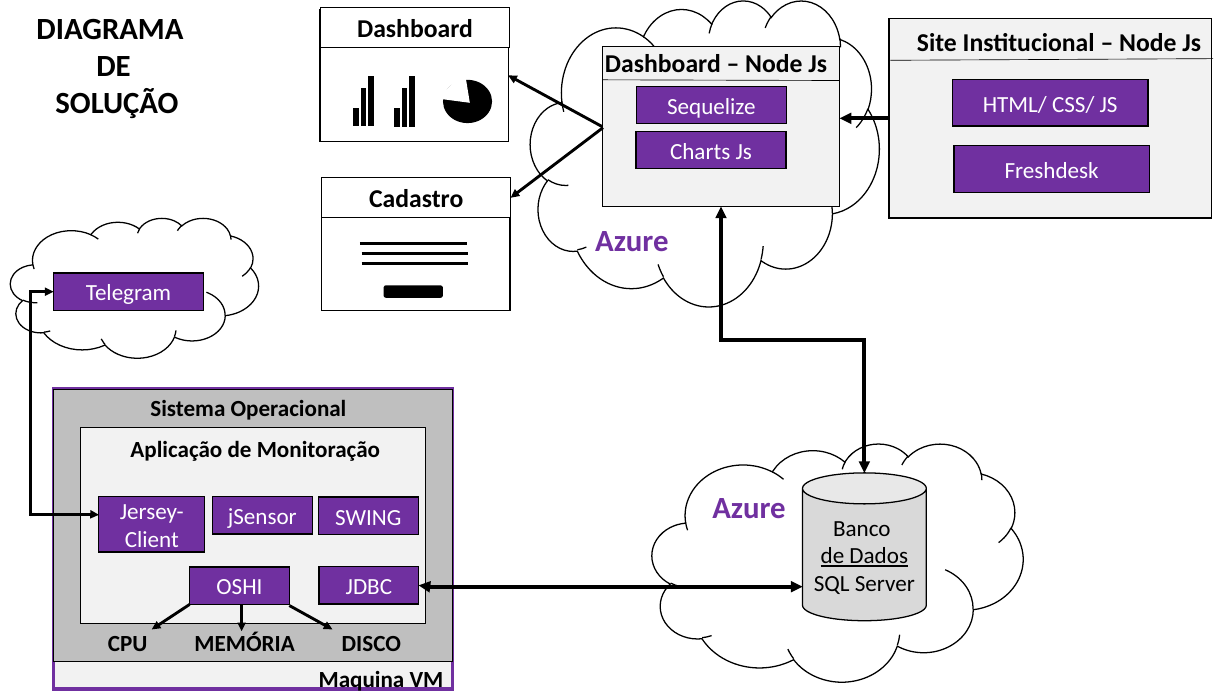
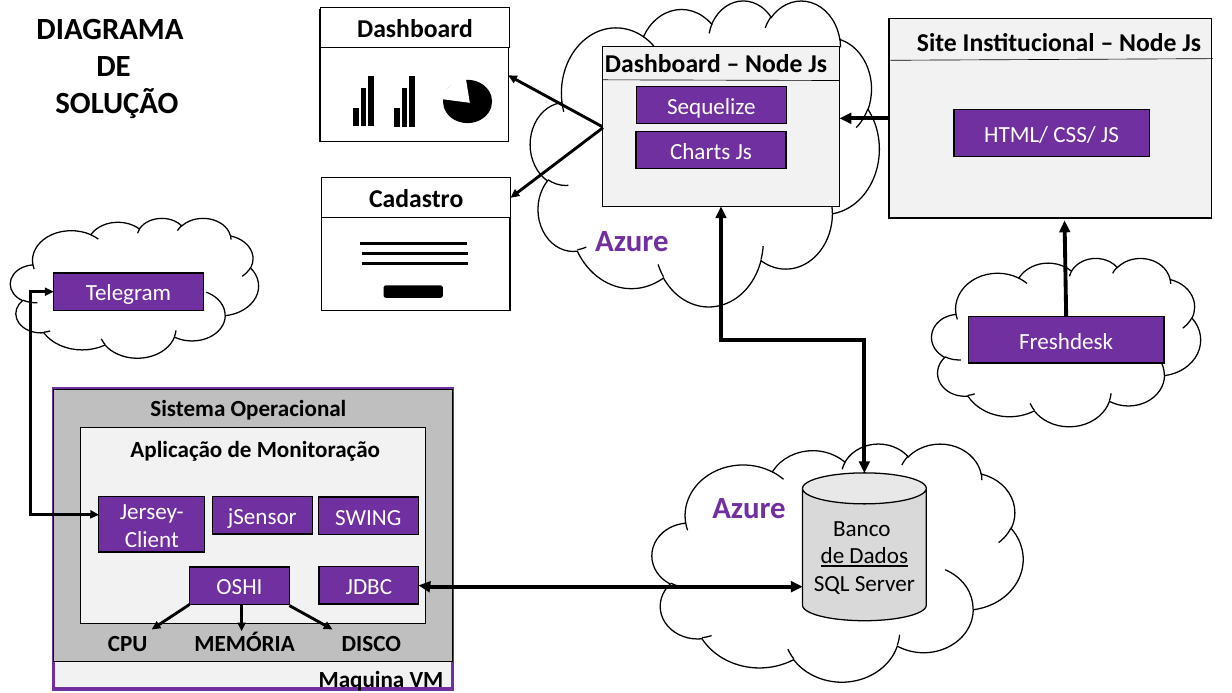
Before and after one commit to BandTec/alprime, a slide deck: slide 1 of documentacao/Diagrama de Solução.pptx. Drawn at 1232x693 pixels with LibreOffice and Linux fonts; fonts in the diff are those of the drawing. Boxes give left, top, right and bottom in pixels: in the first picture for what was removed or moved away, otherwise in the second. Text is boxed around its words. In the diff, an @@ line names an element or a change of style, - is before the commit and + after.

Commit message:
Diarama de solução feito

```diff
--- a/documentacao/Diagrama de Solução.pptx
+++ b/documentacao/Diagrama de Solução.pptx
@@ rectangle "HTML/ CSS/ JS": place and size @@
-rectangle "HTML/ CSS/ JS" at box(953, 79, 1149, 126)
+rectangle "HTML/ CSS/ JS" at box(954, 110, 1150, 156)
@@ arrow added from (1067, 317) to (1065, 221), #000000 3 pt @@
@@ cloud added at box(932, 258, 1201, 426), fill #FFFFFF, outline #000000 1 pt @@
@@ rectangle "Freshdesk": place and size @@
-rectangle "Freshdesk" at box(954, 146, 1150, 192)
+rectangle "Freshdesk" at box(969, 317, 1165, 363)
```
